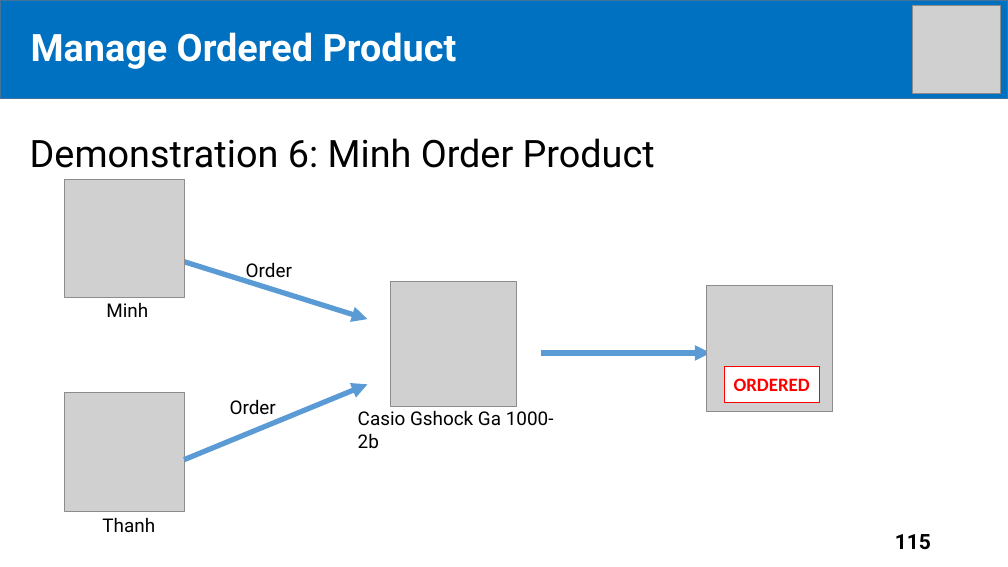
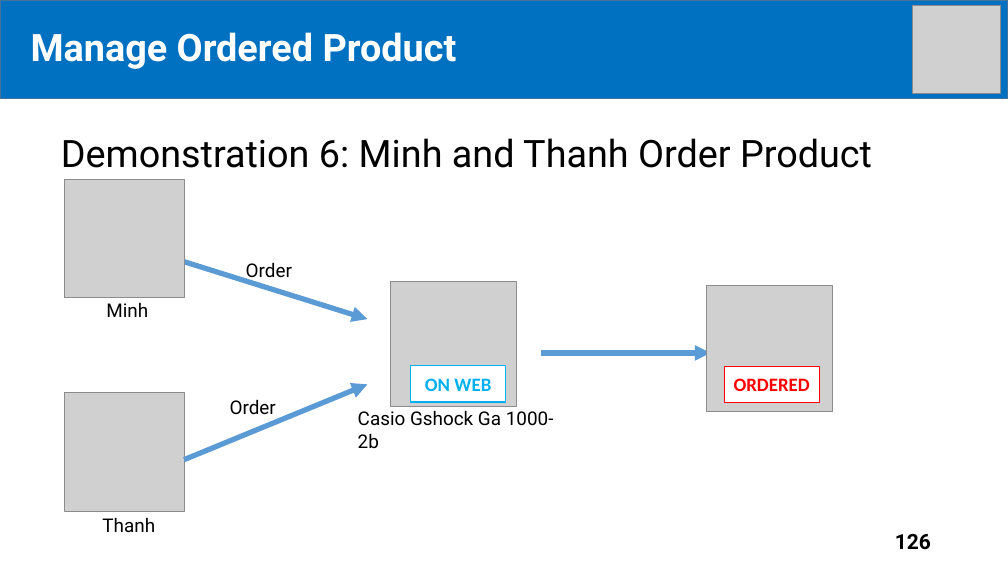
Before and after one commit to tiendan3108/CP, a slide deck: slide 126 of Source/Presentation/PreFinalPresentation.pptx (slide 115 before the commit). Drawn at 1008x567 pixels with LibreOffice and Linux fonts; fonts in the diff are those of the drawing; grey boxes stand for pictures. Boxes give left, top, right and bottom in pixels: in the first picture for what was removed or moved away, otherwise in the second. Text is boxed around its words. In the diff, an @@ line names an element or a change of style, - is before the commit and + after.

```diff
--- a/Source/Presentation/PreFinalPresentation.pptx
+++ b/Source/Presentation/PreFinalPresentation.pptx
@@ text at (61, 138, 872, 168): text changed @@
-Demonstration 6: Minh Order Product
+Demonstration 6: Minh and Thanh Order Product
@@ rectangle added at (411, 366, 505, 402), fill #FFFFFF, outline #00B0F0 1 pt, 18 pt, text #00B0F0, bold @@
+ON WEB
@@ page number at (895, 534, 931, 550): text changed @@
-115
+126
```
Also in this commit, not shown: 48 other slides changed, 13 slides added.
